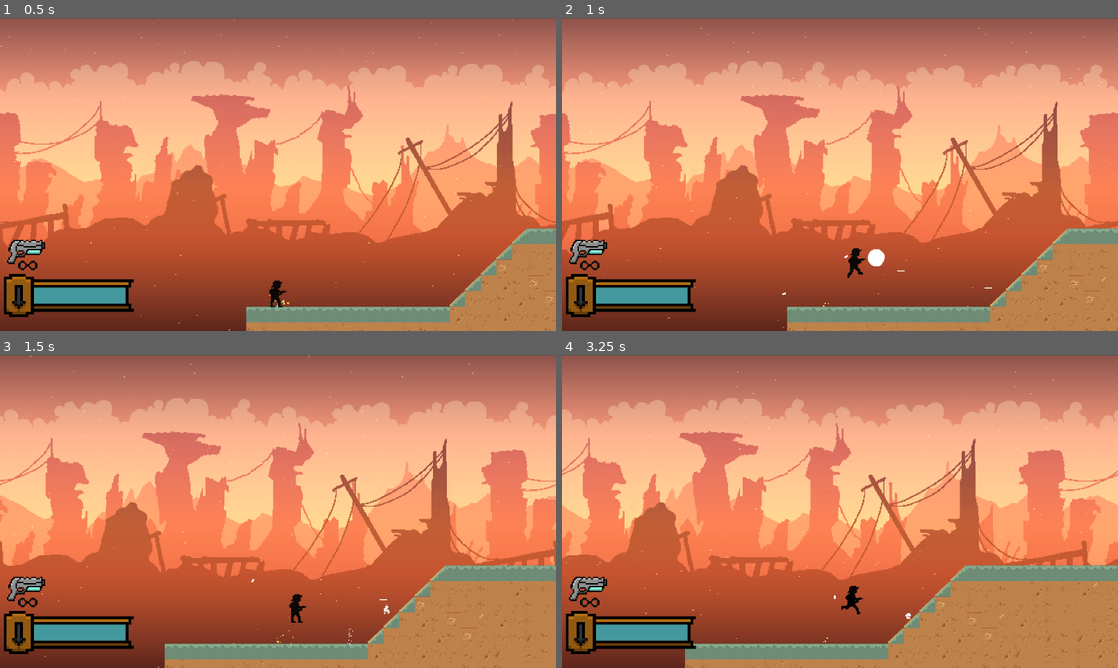
Above: before the commit, frames 1-4 (two rows, left to right).
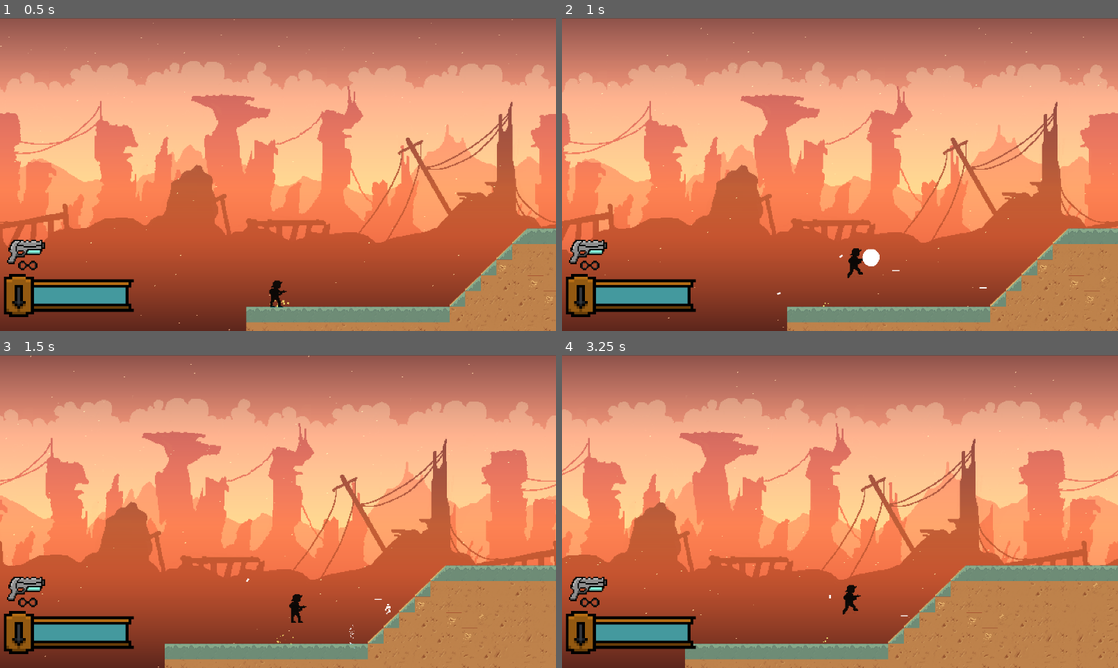
Above: after the commit, the same moments.

Repository: dzfrias/gladiator
Game: Godot game, scene res://scenes/mission.tscn
Same seed, same stepped clock (60 frames per second), same inputs: the game is played once before the commit and once after it. This scene is started directly instead of the project's main scene. The engine's default icon, where the game draws it, is replaced by a stand-in: a white triangle on a blue panel in a dark square. Sound files missing from this copy of the repository are replaced by a short silence.
Inputs (mouse positions are in pixels of both pictures, inside the frame that each line leads up to):
- Up to frame 1 (0.5 s): no input
- Up to frame 2 (1 s): move the mouse to (962, 158) at 0.52 s; press the mouse at (962, 158) at 0.53 s; hold D (right) from 0.53 s (still down); tap Space (jump) at 0.77, 0.8 s
- Up to frame 3 (1.5 s): keep holding D (right); tap Space (jump) at 1.07, 1.35 s; move the mouse to (166, 527) at 1.27 s; release the mouse at (166, 527) at 1.28 s
- Up to frame 4 (3.25 s): tap Space (jump) at 1.52, 1.82, 2.3, 3.02 s; click (728, 527) at 1.55 s; move the mouse to (895, 442) at 2.02 s; release D (right) at 2.03 s; hold A (left) 2.03-2.78 s; hold S (burrow) 2.03-2.78 s; move the mouse to (812, 574) at 2.77 s; hold D (right) from 2.78 s (still down); tap Shift (fallthrough) at 2.85 s; click (812, 574) at 3.05 s

Frame 1 is identical in both runs. In frame 2, 0.2% of the frame differs, in the area x 38-78%, y 73-89%; in frame 3, less than 0.1%; in frame 4, 0.1%.

Commit message:
Clean up player animations a bit

Diff:
--- a/scenes/player.tscn
+++ b/scenes/player.tscn
@@ -20,9 +20,6 @@
 [sub_resource type="RectangleShape2D" id="RectangleShape2D_m5kfl"]
 size = Vector2(40, 62)
 
-[sub_resource type="RectangleShape2D" id="RectangleShape2D_5ynjo"]
-size = Vector2(30.5, 21.5)
-
 [sub_resource type="FastNoiseLite" id="FastNoiseLite_cmuqo"]
 frequency = 0.0369
 metadata/_preview_in_3d_space_ = true
@@ -59,14 +56,6 @@
 atlas = ExtResource("15_3rly8")
 region = Rect2(48, 0, 24, 36)
 
-[sub_resource type="AtlasTexture" id="AtlasTexture_tlwdy"]
-atlas = ExtResource("15_3rly8")
-region = Rect2(72, 0, 24, 36)
-
-[sub_resource type="AtlasTexture" id="AtlasTexture_84j2i"]
-atlas = ExtResource("15_3rly8")
-region = Rect2(96, 0, 24, 36)
-
 [sub_resource type="AtlasTexture" id="AtlasTexture_l3mcu"]
 atlas = ExtResource("15_5unjr")
 region = Rect2(0, 0, 25, 34)
@@ -108,9 +97,9 @@
 "duration": 1.0,
 "texture": SubResource("AtlasTexture_nhq5t")
 }],
-"loop": true,
+"loop": false,
 "name": &"fire",
-"speed": 8.0
+"speed": 10.0
 }, {
 "frames": [{
 "duration": 1.0,
@@ -129,12 +118,6 @@
 }, {
 "duration": 1.0,
 "texture": SubResource("AtlasTexture_c4p1c")
-}, {
-"duration": 1.0,
-"texture": SubResource("AtlasTexture_tlwdy")
-}, {
-"duration": 1.0,
-"texture": SubResource("AtlasTexture_84j2i")
 }],
 "loop": false,
 "name": &"jump",
@@ -177,14 +160,9 @@
 script = ExtResource("1_5wdcp")
 movement_settings = ExtResource("2_an6wh")
 
-[node name="StandingHitbox" type="CollisionShape2D" parent="."]
+[node name="Hitbox" type="CollisionShape2D" parent="."]
 position = Vector2(-1, -34)
 shape = SubResource("RectangleShape2D_m5kfl")
-
-[node name="CrouchingHitbox" type="CollisionShape2D" parent="."]
-position = Vector2(-0.25, -13.25)
-shape = SubResource("RectangleShape2D_5ynjo")
-disabled = true
 
 [node name="CrouchingSprite" type="Sprite2D" parent="."]
 visible = false
@@ -217,23 +195,17 @@
 land_impact_particles_prefab = ExtResource("9_3vhi0")
 
 [node name="MainWeapon" type="Node2D" parent="."]
-position = Vector2(28, -32)
+position = Vector2(17.17, -38.38)
 script = ExtResource("5_crqak")
 weapon_stats = ExtResource("6_0weg3")
 
 [node name="AltWeapon" type="Node2D" parent="."]
-position = Vector2(28, -32)
+position = Vector2(17.17, -38.38)
 script = ExtResource("5_crqak")
 auto_activate_effects = false
 
-[node name="StandingItemPosition" type="Node2D" parent="."]
-position = Vector2(30, -46)
-
-[node name="CrouchingItemPosition" type="Node2D" parent="."]
-position = Vector2(30, -13)
-
 [node name="ItemPosition" type="Node2D" parent="."]
-position = Vector2(43, -46)
+position = Vector2(31.08, -46.85)
 
 [node name="PlatformRaycast" type="RayCast2D" parent="."]
 position = Vector2(0, -10)
@@ -295,7 +267,5 @@
 position = Vector2(0, -37)
 scale = Vector2(2, 2)
 sprite_frames = SubResource("SpriteFrames_a5fr2")
-animation = &"fire"
+animation = &"idle"
 autoplay = "idle"
-frame = 1
-frame_progress = 1.0
--- a/scripts/player/player.gd
+++ b/scripts/player/player.gd
@@ -69,11 +69,9 @@
 			_underground_time = maxf(_underground_time - delta * movement_settings.burrow_decrement_factor, 0.0)
 			_apply_horizontal_input(delta)
 
-			if $AnimatedSprite2D.get_animation() != "jump" or !$AnimatedSprite2D.is_playing():
+			if is_on_floor() and not _is_jumping:
 				if abs(velocity.x) > 0:
 					$AnimatedSprite2D.play("walk")
-				elif selected_weapon.is_firing():
-					$AnimatedSprite2D.play("fire")
 				elif $AnimatedSprite2D.get_animation() != "fire":
 					$AnimatedSprite2D.play("idle")
 
@@ -129,7 +127,7 @@
 	$AltWeapon.position = $ItemPosition.position
 	$WalkingParticles.position = Vector2(_original_particles_x * $Direction.scalar, $WalkingParticles.position.y)
 	$WalkingParticles.direction.x = $Direction.scalar
-	$AnimatedSprite2D.flip_h = $Direction.scalar == -1
+	$AnimatedSprite2D.flip_h = not $Direction.is_right
 
 func _adjust_bullet_walls() -> void:
 	var camera_size = get_viewport_rect().size / $Camera2D.zoom
@@ -194,12 +192,10 @@
 				var item = $Inventory.get_held_item()
 				if item == WEAPON_INDICATOR:
 					selected_weapon.set_firing($Direction)
-					$AnimatedSprite2D.play("fire")
 				else:
 					assert(item is GadgetInfo)
 					_use_gadget(item)
 			if event.is_action_released("fire"):
-				$AnimatedSprite2D.stop()
 				_stop_firing()
 
 			if event.is_action_pressed("fire_alt") and $AltWeapon.weapon_stats != null:
@@ -357,6 +353,8 @@
 func _on_weapon_fired(weapon_: Weapon) -> void:
 	var strength: Vector2 = Vector2(12.0 * -$Direction.scalar, -4.0) * weapon_.weapon_stats.strength
 	$Camera2D.move(strength)
+	if $AnimatedSprite2D.get_animation() == "idle" or $AnimatedSprite2D.get_animation() == "fire":
+		$AnimatedSprite2D.play("fire")
 
 func _stop_firing() -> void:
 	$MainWeapon.set_firing(null)
Not shown: 1 places in scenes/player.tscn that only renumber resources
